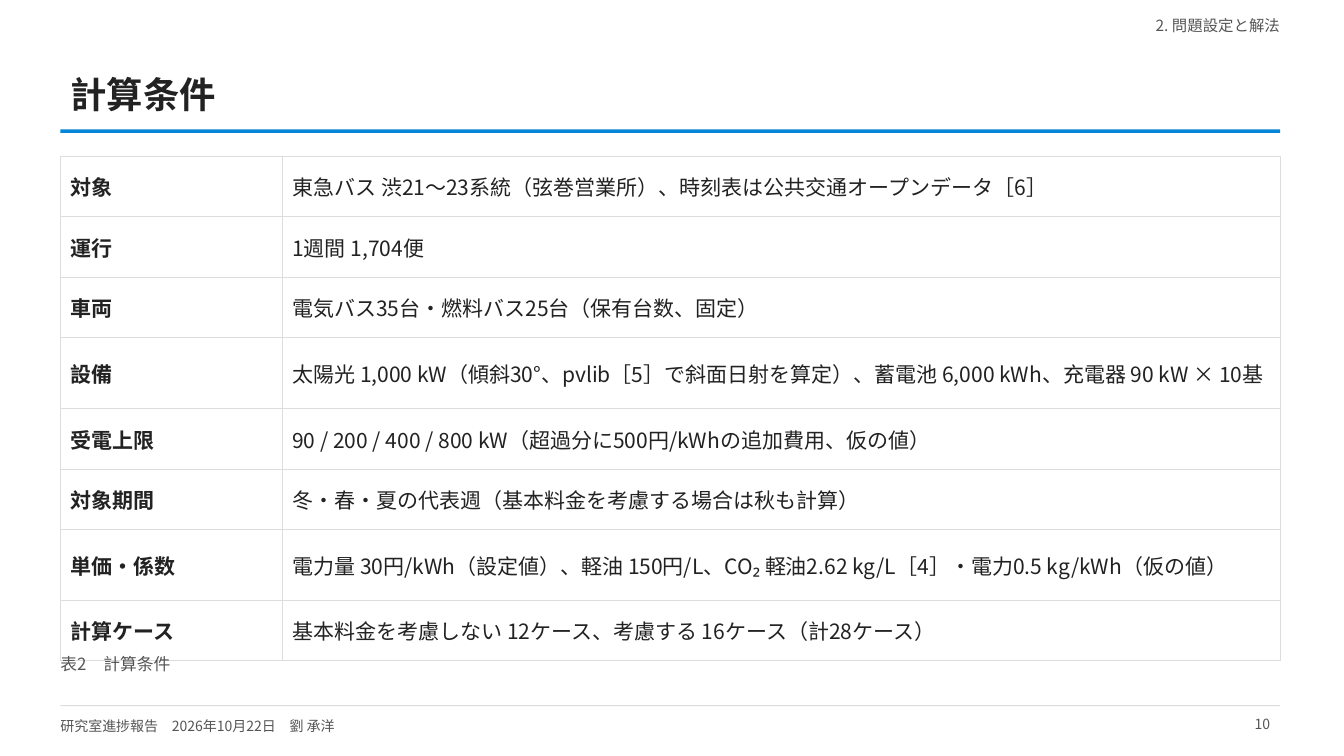
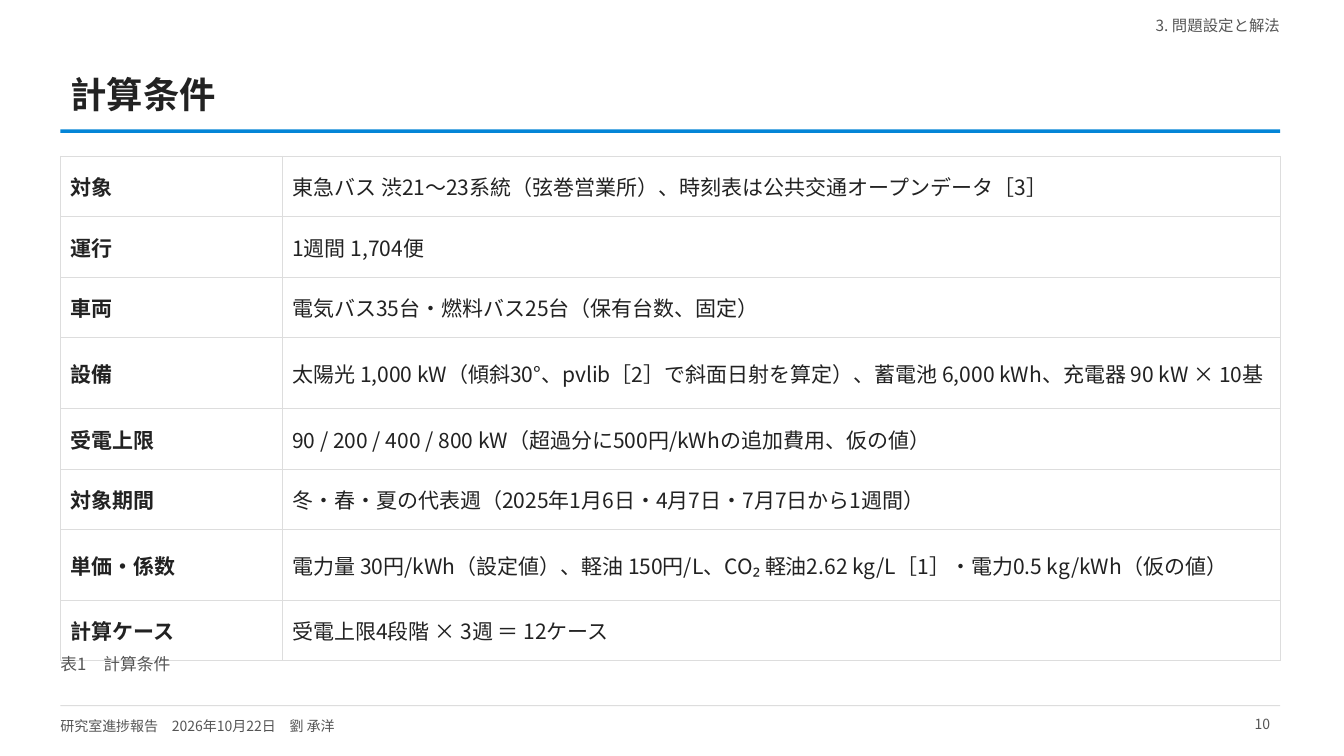
Before and after one commit to CYLIU2003/master-course, a slide deck: slide 10 of outcome/2026-10-22_lab_progress/lab_progress_20261022.pptx. Drawn at 1344x756 pixels with LibreOffice and Linux fonts; fonts in the diff are those of the drawing. Boxes give left, top, right and bottom in pixels: in the first picture for what was removed or moved away, otherwise in the second. Text is boxed around its words. In the diff, an @@ line names an element or a change of style, - is before the commit and + after.

```diff
--- a/outcome/2026-10-22_lab_progress/lab_progress_20261022.pptx
+++ b/outcome/2026-10-22_lab_progress/lab_progress_20261022.pptx
@@ text at <box>1156,18,1280,32</box>: text changed @@
-2. 問題設定と解法
+3. 問題設定と解法
@@ table at <box>60,156,1280,645</box> @@
-row 1, column 2: 東急バス 渋21〜23系統（弦巻営業所）、時刻表は公共交通オープンデータ［6］
+row 1, column 2: 東急バス 渋21〜23系統（弦巻営業所）、時刻表は公共交通オープンデータ［3］
-row 4, column 2: 太陽光 1,000 kW（傾斜30°、pvlib［5］で斜面日射を算定）、蓄電池 6,000 kWh、充電器 90 kW × 10基
+row 4, column 2: 太陽光 1,000 kW（傾斜30°、pvlib［2］で斜面日射を算定）、蓄電池 6,000 kWh、充電器 90 kW × 10基
-row 6, column 2: 冬・春・夏の代表週（基本料金を考慮する場合は秋も計算）
+row 6, column 2: 冬・春・夏の代表週（2025年1月6日・4月7日・7月7日から1週間）
-row 7, column 2: 電力量 30円/kWh（設定値）、軽油 150円/L、CO₂ 軽油2.62 kg/L［4］・電力0.5 kg/kWh（仮の値）
+row 7, column 2: 電力量 30円/kWh（設定値）、軽油 150円/L、CO₂ 軽油2.62 kg/L［1］・電力0.5 kg/kWh（仮の値）
-row 8, column 2: 基本料金を考慮しない 12ケース、考慮する 16ケース（計28ケース）
+row 8, column 2: 受電上限4段階 × 3週 ＝ 12ケース
@@ text at <box>60,656,170,672</box>: text changed @@
-表2 計算条件
+表1 計算条件
```
Also in this commit, not shown: 16 other slides changed, 1 slide added, 4 slides removed, 4 other files.
